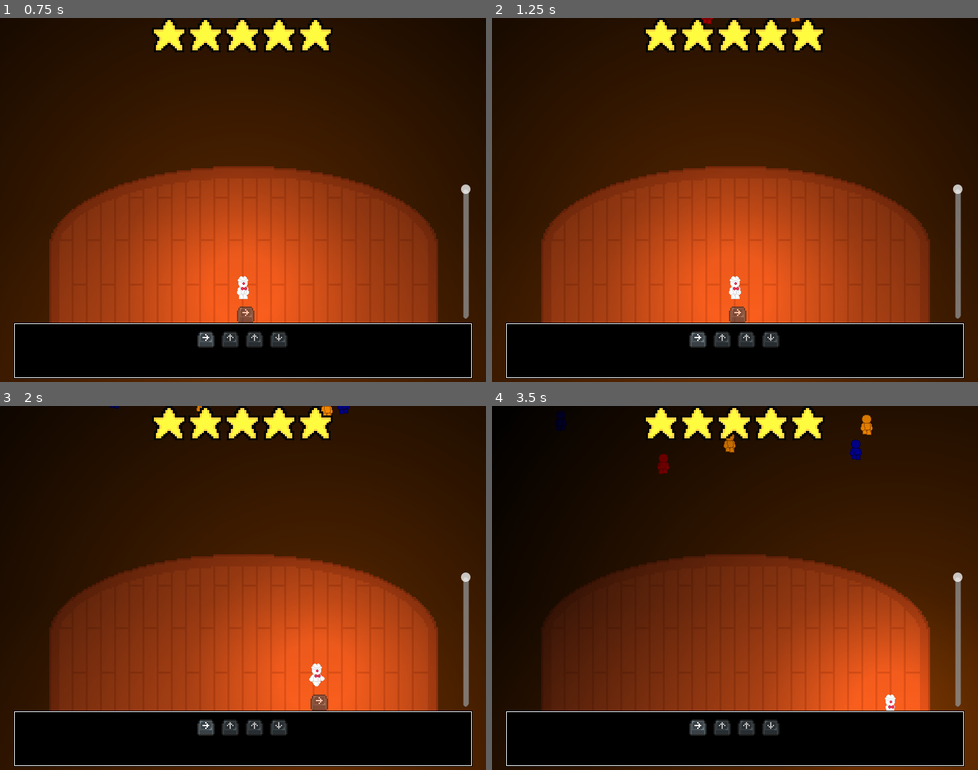
Above: before the commit, frames 1-4 (two rows, left to right).
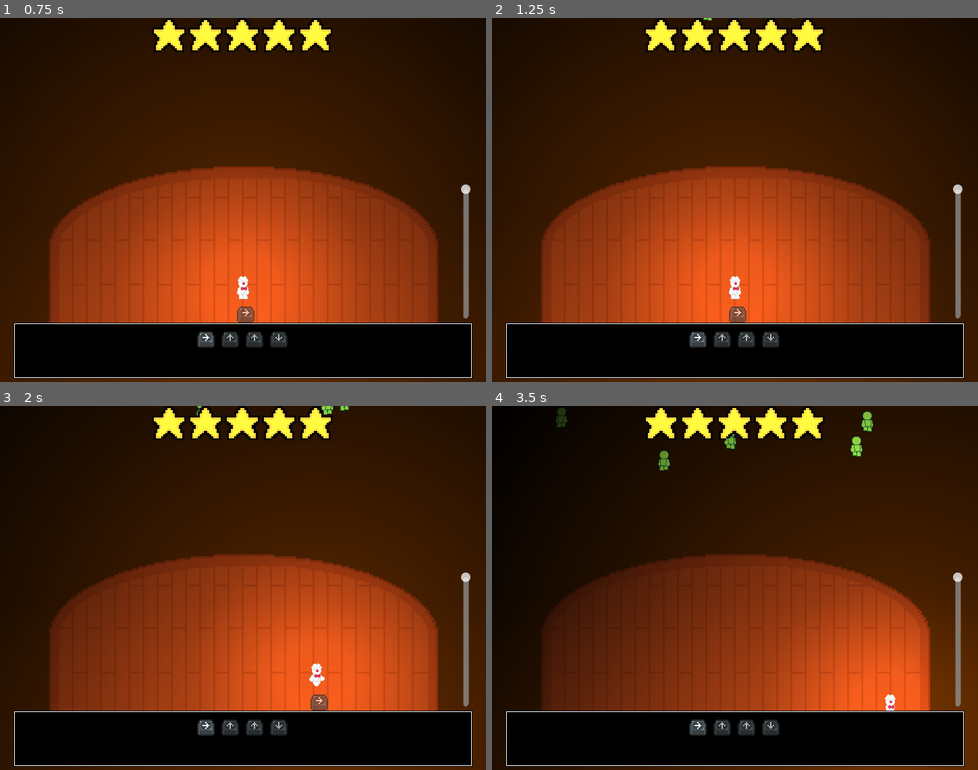
Above: after the commit, the same moments.

Repository: InRe-Dan/MiniJameGam34
Game: Godot game, scene res://menus/main_menu.tscn
Same seed, same stepped clock (60 frames per second), same inputs: the game is played once before the commit and once after it.
Inputs:
- Up to frame 1 (0.75 s): click "Night 1" at 0.5 s
- Up to frame 2 (1.25 s): no input
- Up to frame 3 (2 s): tap Enter at 1.25 s; hold D (move_right) from 1.28 s (still down)
- Up to frame 4 (3.5 s): release D (move_right) at 2.03 s; hold S (move_down) 2.03-2.78 s; hold D (move_right) from 2.78 s (still down)

Frame 1 is identical in both runs. In frame 2, less than 0.1% of the frame differs, in the area x 43-64%, y 0-2%; in frame 3, 0.1%; in frame 4, 0.6%, in the area x 13-79%, y 0-19%.

Commit message:
Minor spectator touchups

Diff:
--- a/Hazard/spectators/spectator.tscn
+++ b/Hazard/spectators/spectator.tscn
@@ -1,8 +1,9 @@
-[gd_scene load_steps=15 format=3 uid="uid://bllvgnlk03rvh"]
+[gd_scene load_steps=17 format=3 uid="uid://bllvgnlk03rvh"]
 
 [ext_resource type="Script" path="res://Hazard/spectators/spectator.gd" id="1_6wfni"]
 [ext_resource type="Texture2D" uid="uid://bluedw7troaw8" path="res://Assets/Pixel_art/guyDemo.png" id="2_0b4by"]
 [ext_resource type="Shader" path="res://Hazard/spectators/spectator.gdshader" id="2_sxp2u"]
+[ext_resource type="Texture2D" uid="uid://cufifwyefdlic" path="res://Assets/Pixel_art/animations.png" id="3_ar73g"]
 [ext_resource type="PackedScene" uid="uid://diblmhw3qf4io" path="res://Hazard/spectators/speech.tscn" id="4_abpmd"]
 
 [sub_resource type="CapsuleShape2D" id="CapsuleShape2D_7uuij"]
@@ -14,26 +15,30 @@
 
 [sub_resource type="ShaderMaterial" id="ShaderMaterial_7h6x2"]
 shader = ExtResource("2_sxp2u")
-shader_parameter/source_main = Color(0.611765, 0.858824, 0.262745, 1)
-shader_parameter/source_accent = Color(0.101961, 0.478431, 0.243137, 1)
+shader_parameter/source_main = Color(0.827451, 0.827451, 0.827451, 1)
+shader_parameter/source_accent = Color(0.478431, 0.478431, 0.478431, 1)
 shader_parameter/main = Color(1, 0, 0, 1)
 shader_parameter/accent = null
 
-[sub_resource type="AtlasTexture" id="AtlasTexture_iwe6v"]
-atlas = ExtResource("2_0b4by")
-region = Rect2(96, 0, 32, 32)
+[sub_resource type="AtlasTexture" id="AtlasTexture_yr2a6"]
+atlas = ExtResource("3_ar73g")
+region = Rect2(160, 120, 40, 40)
 
-[sub_resource type="AtlasTexture" id="AtlasTexture_wqsxh"]
-atlas = ExtResource("2_0b4by")
-region = Rect2(0, 0, 32, 32)
+[sub_resource type="AtlasTexture" id="AtlasTexture_58oiv"]
+atlas = ExtResource("3_ar73g")
+region = Rect2(0, 160, 40, 40)
 
-[sub_resource type="AtlasTexture" id="AtlasTexture_xfdq1"]
-atlas = ExtResource("2_0b4by")
-region = Rect2(32, 0, 32, 32)
+[sub_resource type="AtlasTexture" id="AtlasTexture_ivbe7"]
+atlas = ExtResource("3_ar73g")
+region = Rect2(40, 160, 40, 40)
 
-[sub_resource type="AtlasTexture" id="AtlasTexture_ycw20"]
-atlas = ExtResource("2_0b4by")
-region = Rect2(64, 0, 32, 32)
+[sub_resource type="AtlasTexture" id="AtlasTexture_rbem8"]
+atlas = ExtResource("3_ar73g")
+region = Rect2(80, 160, 40, 40)
+
+[sub_resource type="AtlasTexture" id="AtlasTexture_g6bmv"]
+atlas = ExtResource("3_ar73g")
+region = Rect2(120, 160, 40, 40)
 
 [sub_resource type="AtlasTexture" id="AtlasTexture_m300q"]
 atlas = ExtResource("2_0b4by")
@@ -47,7 +52,7 @@
 animations = [{
 "frames": [{
 "duration": 1.0,
-"texture": SubResource("AtlasTexture_iwe6v")
+"texture": SubResource("AtlasTexture_yr2a6")
 }],
 "loop": true,
 "name": &"idle",
@@ -55,17 +60,20 @@
 }, {
 "frames": [{
 "duration": 1.0,
-"texture": SubResource("AtlasTexture_wqsxh")
+"texture": SubResource("AtlasTexture_58oiv")
 }, {
 "duration": 1.0,
-"texture": SubResource("AtlasTexture_xfdq1")
+"texture": SubResource("AtlasTexture_ivbe7")
 }, {
 "duration": 1.0,
-"texture": SubResource("AtlasTexture_ycw20")
+"texture": SubResource("AtlasTexture_rbem8")
+}, {
+"duration": 1.0,
+"texture": SubResource("AtlasTexture_g6bmv")
 }],
 "loop": false,
 "name": &"throw",
-"speed": 3.0
+"speed": 8.0
 }, {
 "frames": [{
 "duration": 1.0,
@@ -96,10 +104,10 @@
 
 [node name="AnimatedSprite2D" type="AnimatedSprite2D" parent="."]
 material = SubResource("ShaderMaterial_7h6x2")
+position = Vector2(1, -5)
 sprite_frames = SubResource("SpriteFrames_n1hrr")
-animation = &"walk"
+animation = &"idle"
 autoplay = "idle"
-frame_progress = 0.630513
 
 [node name="Debug" type="Label" parent="."]
 visible = false
